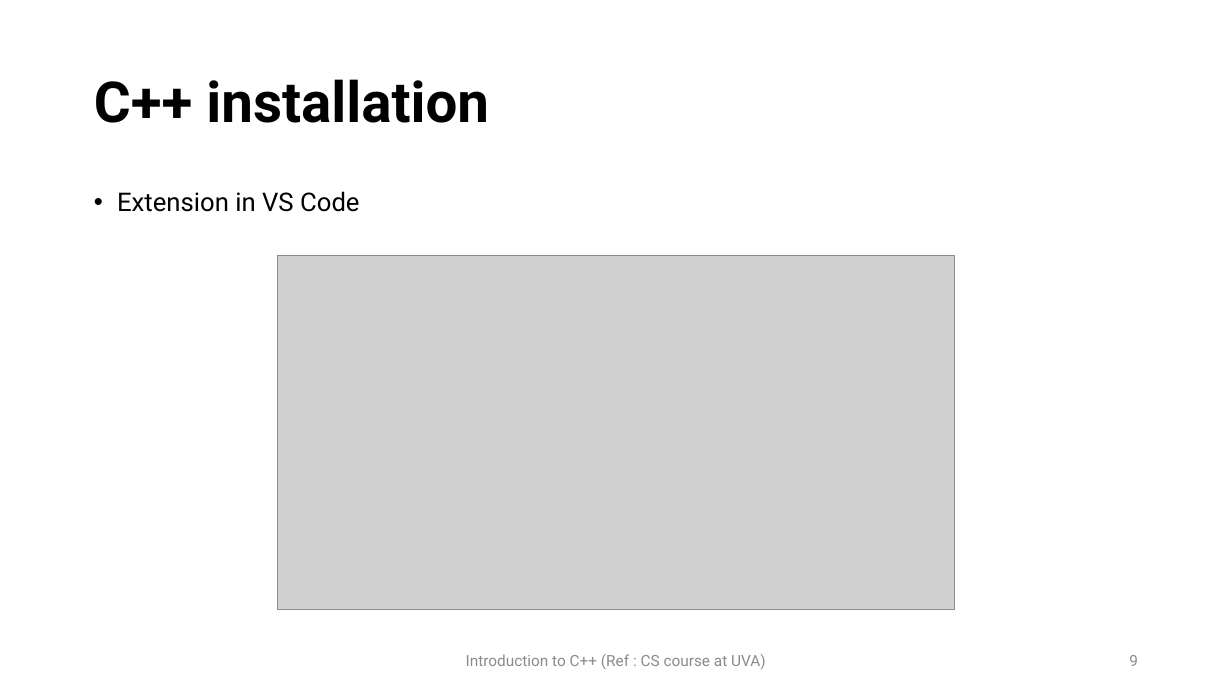
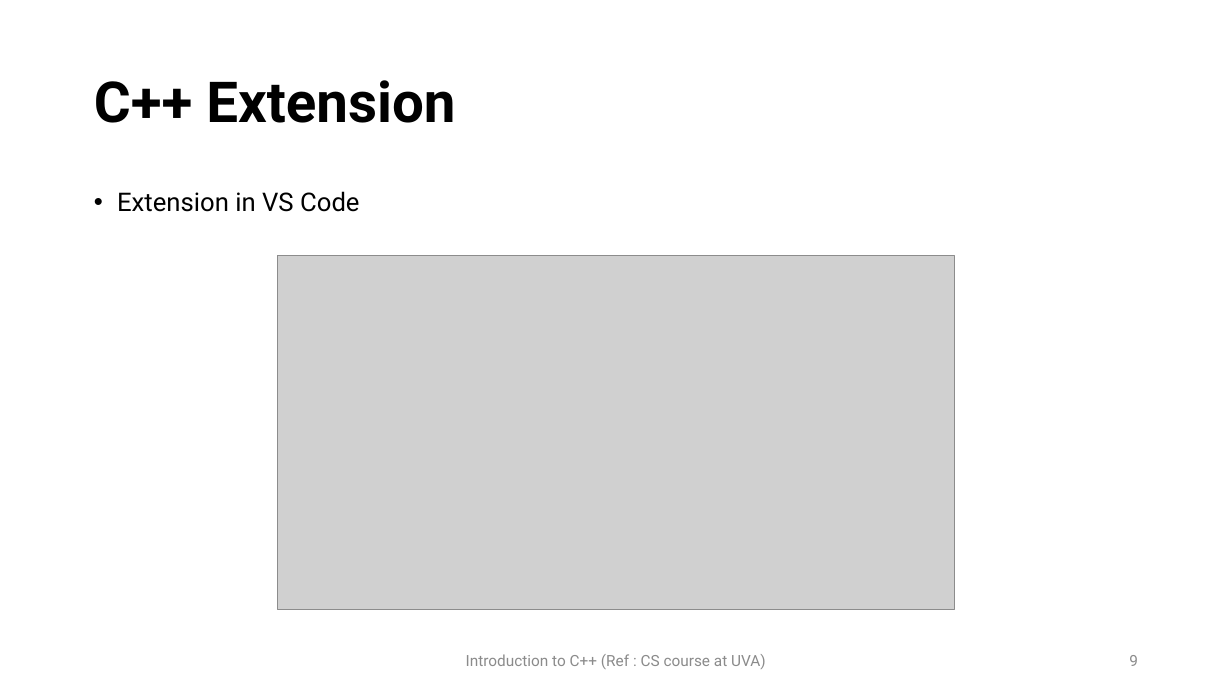
Before and after one commit to Pluem2003/FRA142, a slide deck: slide 9 of Doc/Intro_c++.pptx. Drawn at 1232x693 pixels with LibreOffice and Linux fonts; fonts in the diff are those of the drawing; grey boxes stand for pictures. Boxes give left, top, right and bottom in pixels: in the first picture for what was removed or moved away, otherwise in the second. Text is boxed around its words. In the diff, an @@ line names an element or a change of style, - is before the commit and + after.

```diff
--- a/Doc/Intro_c++.pptx
+++ b/Doc/Intro_c++.pptx
@@ title at (94,80,455,123): text changed @@
-C++ installation
+C++ Extension
```
Also in this commit, not shown: 2 other slides changed, 1 other file.
